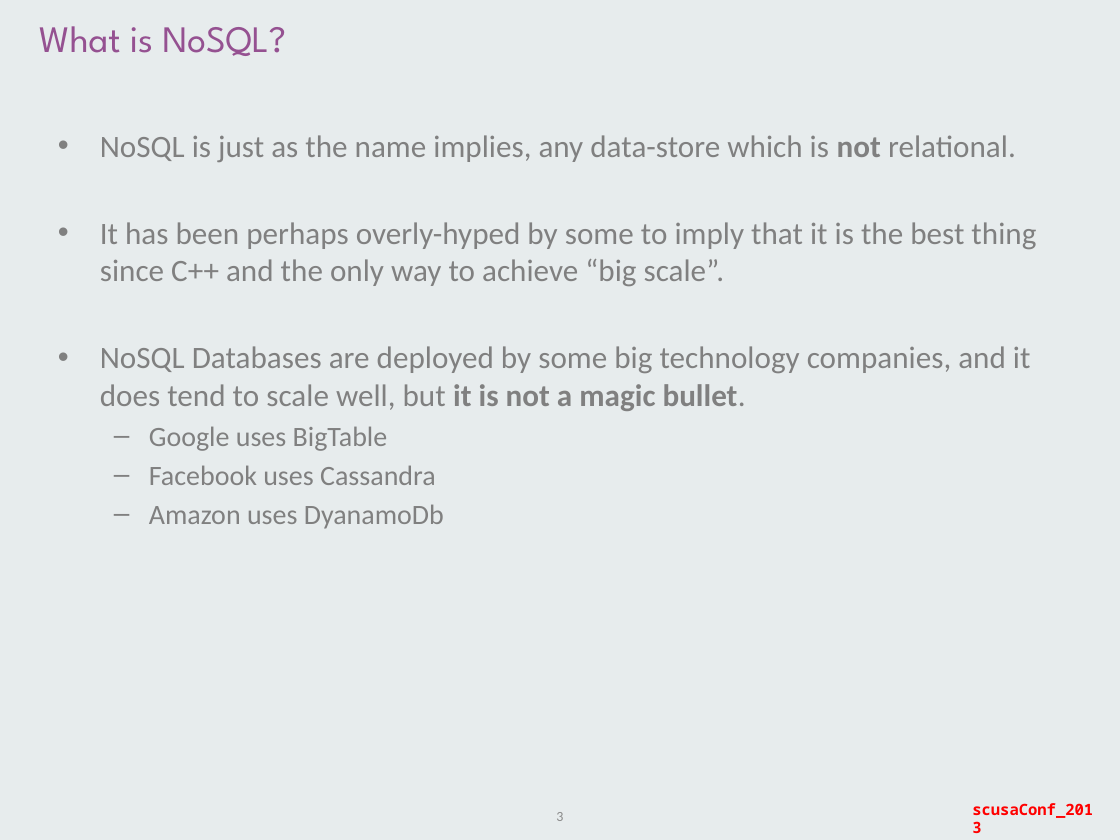
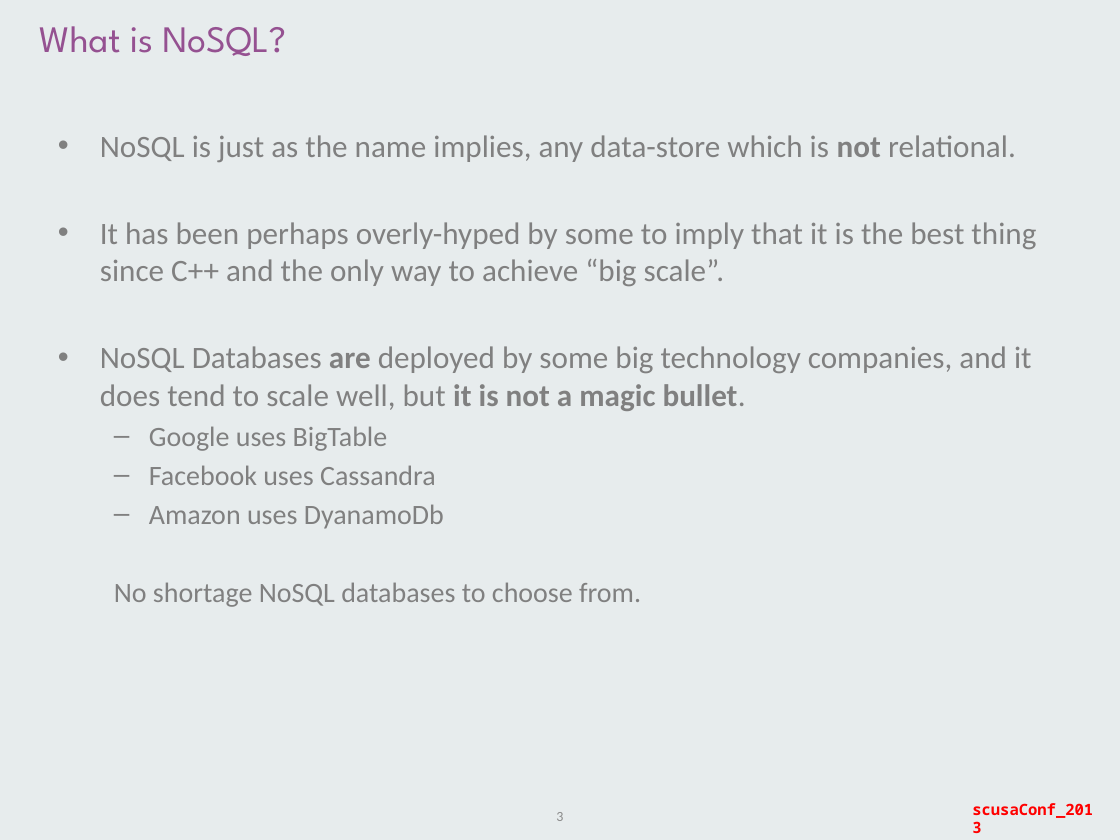
Before and after one commit to staticvoidmain/nosql-demo, a slide deck: slide 3 of slides/scusaConf2013_nosql.pptx. Drawn at 1120x840 pixels with LibreOffice and Linux fonts; fonts in the diff are those of the drawing; background and template pictures are left out. Boxes give left, top, right and bottom in pixels: in the first picture for what was removed or moved away, otherwise in the second. Text is boxed around its words. In the diff, an @@ line names an element or a change of style, - is before the commit and + after.

```diff
--- a/slides/scusaConf2013_nosql.pptx
+++ b/slides/scusaConf2013_nosql.pptx
@@ text at bbox=[100, 346, 1032, 411]: bold on in "are" @@
@@ text at bbox=[114, 582, 641, 607]: paragraph added @@
+  No shortage NoSQL databases to choose from.
```
Also in this commit, not shown: 4 other slides changed, 4 slides added, 1 slide removed.
